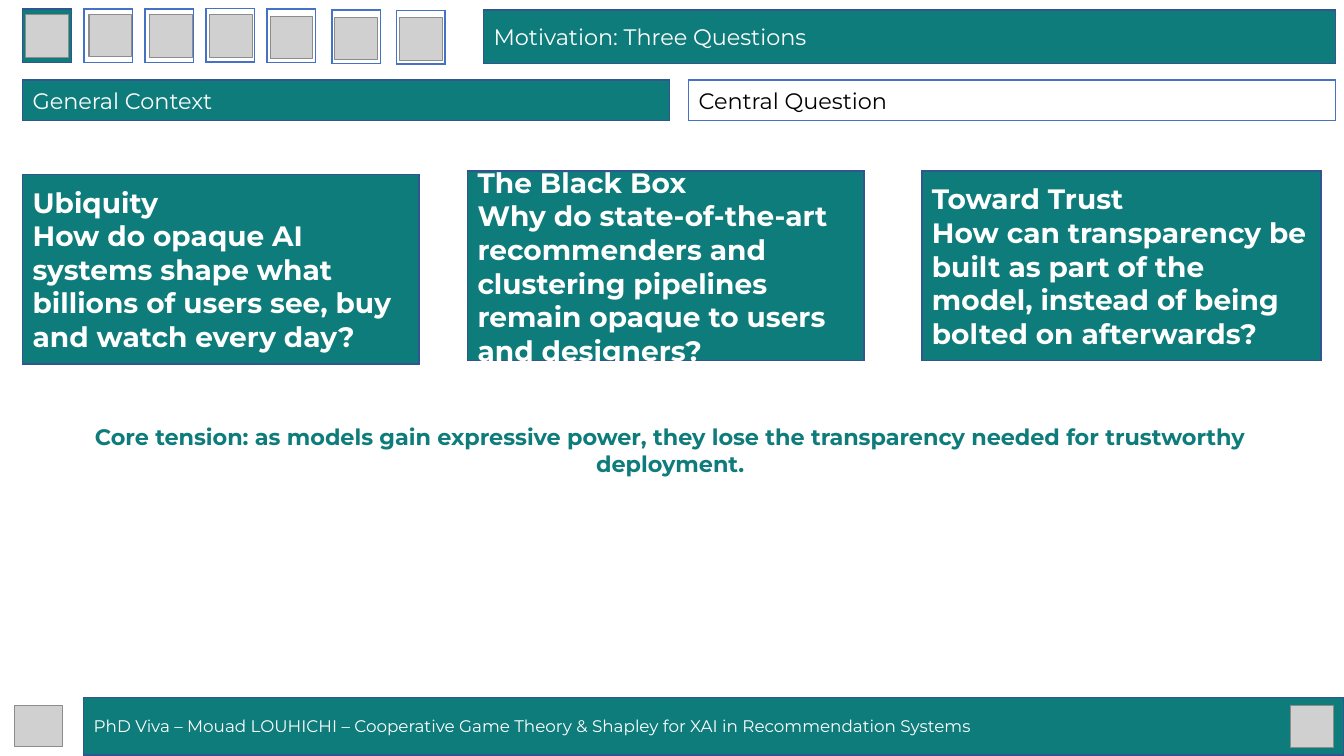
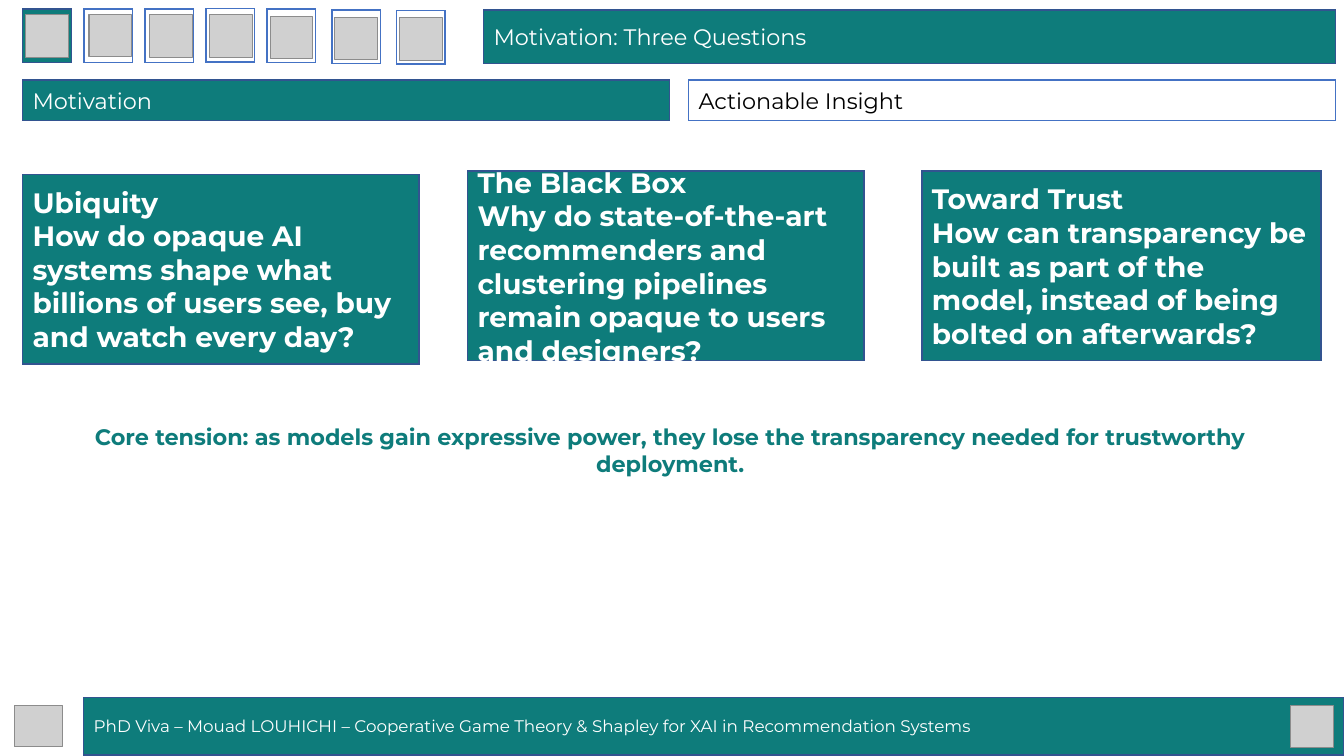
Before and after one commit to mouadlouhichi/phd-prep, a slide deck: slide 4 of viva/MOUAD_LOUHICHI_VIVA_40min.pptx. Drawn at 1344x756 pixels with LibreOffice and Linux fonts; fonts in the diff are those of the drawing; grey boxes stand for pictures. Boxes give left, top, right and bottom in pixels: in the first picture for what was removed or moved away, otherwise in the second. Text is boxed around its words. In the diff, an @@ line names an element or a change of style, - is before the commit and + after.

```diff
--- a/viva/MOUAD_LOUHICHI_VIVA_40min.pptx
+++ b/viva/MOUAD_LOUHICHI_VIVA_40min.pptx
@@ text in rectangle at box(33, 92, 152, 109): text changed @@
-General Context
+Motivation
@@ text in rectangle at box(699, 92, 903, 114): text changed @@
-Central Question
+Actionable Insight
```
Also in this commit, not shown: 43 other slides changed, 1 other file.
